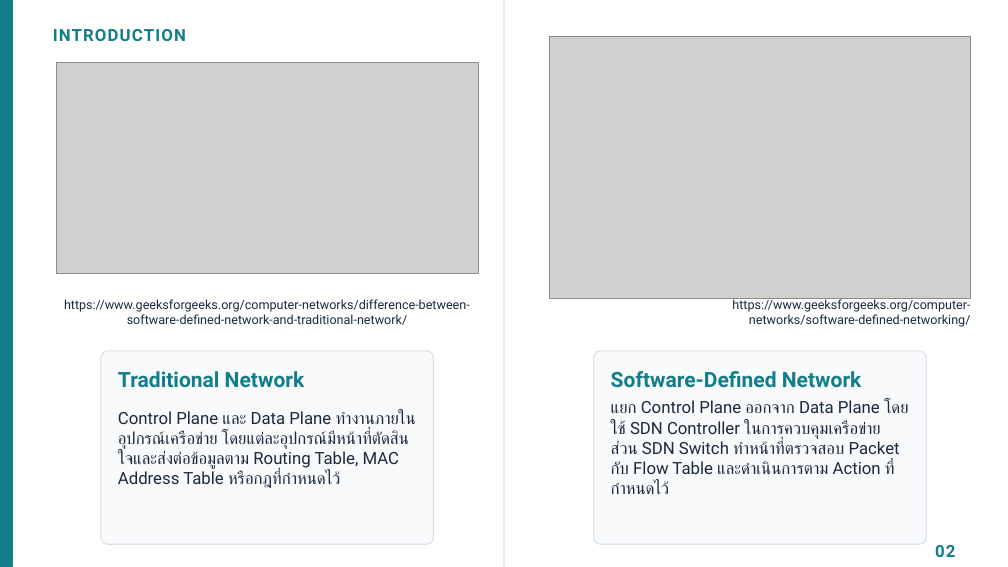
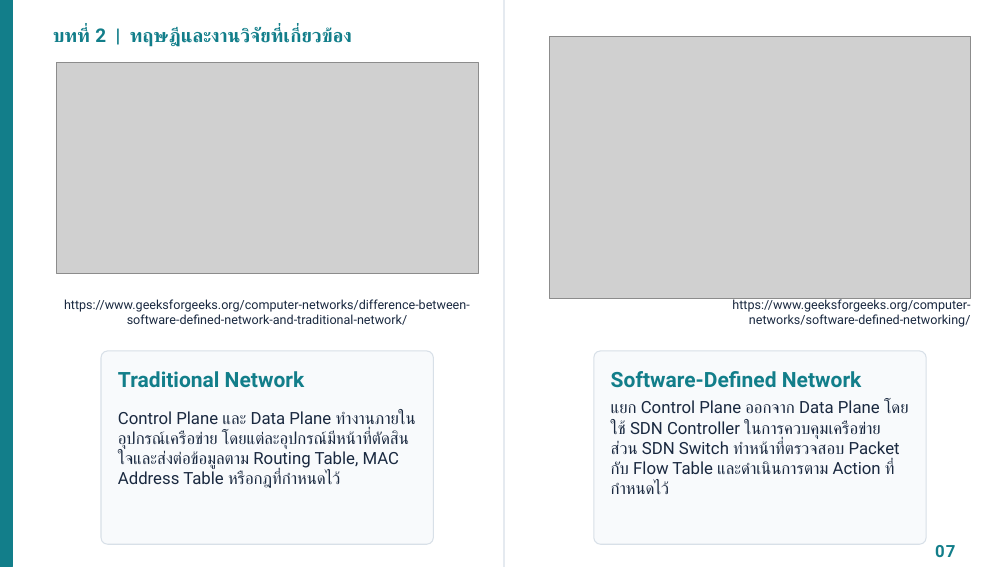
Before and after one commit to Jesadaphoukrongthong/Hybrid-Network-Monitoring-and-Policy-Orchestration-Framework, a slide deck: slide 8 of docs/paper/Hybrid_Framework_Presentation.pptx (slide 3 before the commit). Drawn at 1008x567 pixels with LibreOffice and Linux fonts; fonts in the diff are those of the drawing; grey boxes stand for pictures. Boxes give left, top, right and bottom in pixels: in the first picture for what was removed or moved away, otherwise in the second. Text is boxed around its words. In the diff, an @@ line names an element or a change of style, - is before the commit and + after.

```diff
--- a/docs/paper/Hybrid_Framework_Presentation.pptx
+++ b/docs/paper/Hybrid_Framework_Presentation.pptx
@@ text at [53, 27, 352, 47]: text changed; size 16 to 18 pt @@
-INTRODUCTION
+บทที่ 2 | ทฤษฎีและงานวิจัยที่เกี่ยวข้อง
@@ text at [935, 545, 955, 557]: text changed @@
-02
+07
```
Also in this commit, not shown: 15 other slides changed, 11 slides added, 1 slide removed.
